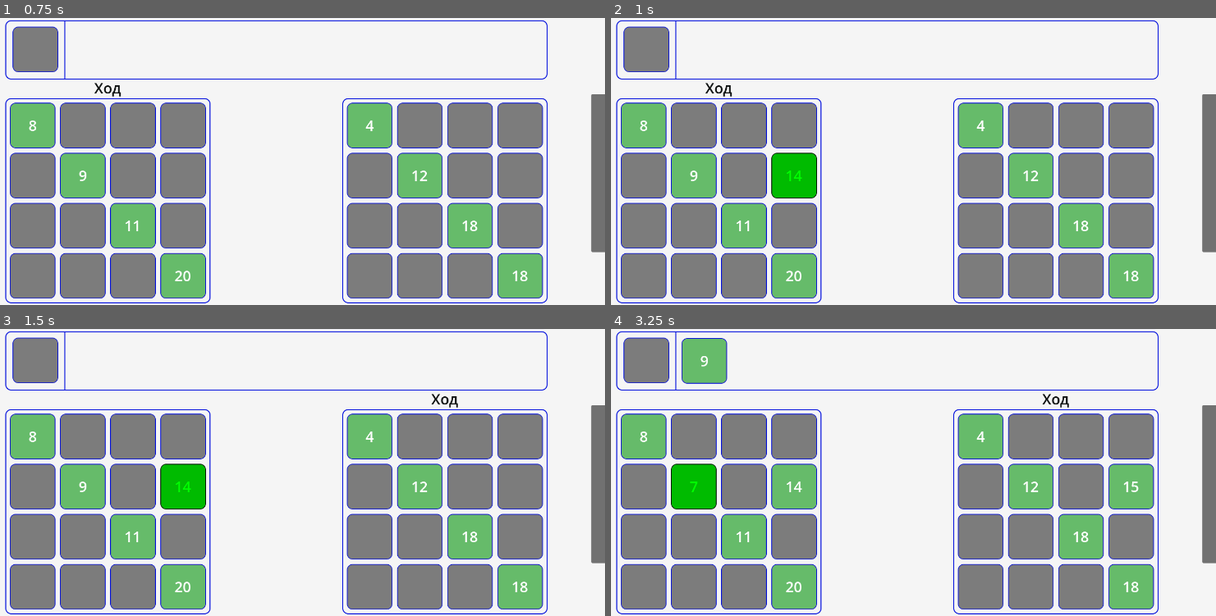
Above: before the commit, frames 1-4 (two rows, left to right).
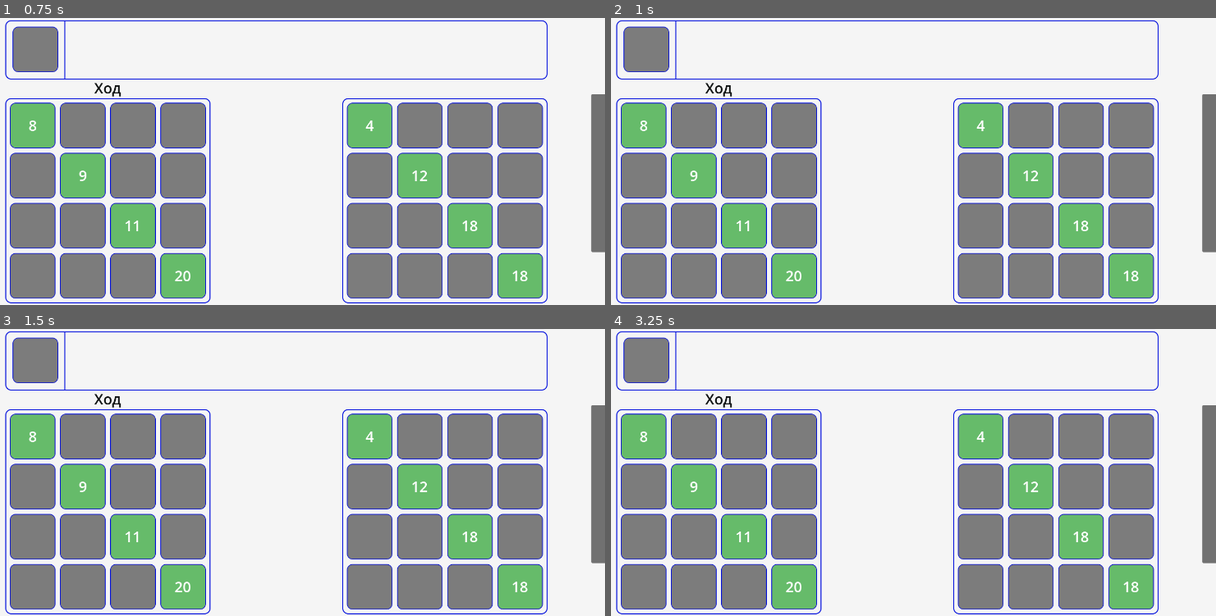
Above: after the commit, the same moments.

Repository: Rinkton/lucky-numbers-godot
Game: Godot game, scene res://game.tscn
Two runs of this game, one before a commit and one after it. Both use one fixed random seed, a clock stepped at 60 frames per second and the inputs below.
Inputs (mouse positions are in pixels of both pictures, inside the frame that each line leads up to):
- Up to frame 1 (0.75 s): tap Enter at 0.5 s; move the mouse to (423, 147) at 0.52 s; click (423, 147) at 0.67 s
- Up to frame 2 (1 s): no input
- Up to frame 3 (1.5 s): move the mouse to (145, 486) at 1.27 s; click (145, 486) at 1.42 s
- Up to frame 4 (3.25 s): move the mouse to (955, 409) at 2.02 s; click (955, 409) at 2.17 s; move the mouse to (853, 529) at 2.77 s; click (853, 529) at 2.92 s

Frame 1 is identical in both runs. In frame 2, 1.2% of the frame differs, in the area x 26-35%, y 46-63%; in frame 3, 1.4%; in frame 4, 4.8%, in the area x 9-90%, y 3-63%.

Commit message:
Removed irreplacability coef

Diff:
--- a/lucky-numbers/game.gd
+++ b/lucky-numbers/game.gd
@@ -12,7 +12,7 @@
 
 
 func _ready():
-	players = [AiPlayer.new(), AiPlayer.new()]
+	players = [HumanPlayer.new(), AiPlayer.new()]
 	cur_player = players[0]
 	$Field.set_up_start_diagonal()
 	$Field.player = players[0]
--- a/lucky-numbers/player/ai_player_data.tres
+++ b/lucky-numbers/player/ai_player_data.tres
@@ -11,4 +11,3 @@
 motivation_position_curve = SubResource("Curve_s8my4")
 estimate_position_quiality_coef = 120.0
 left_up_corner_coef = 40.0
-irreplacability_coef = 50.0
